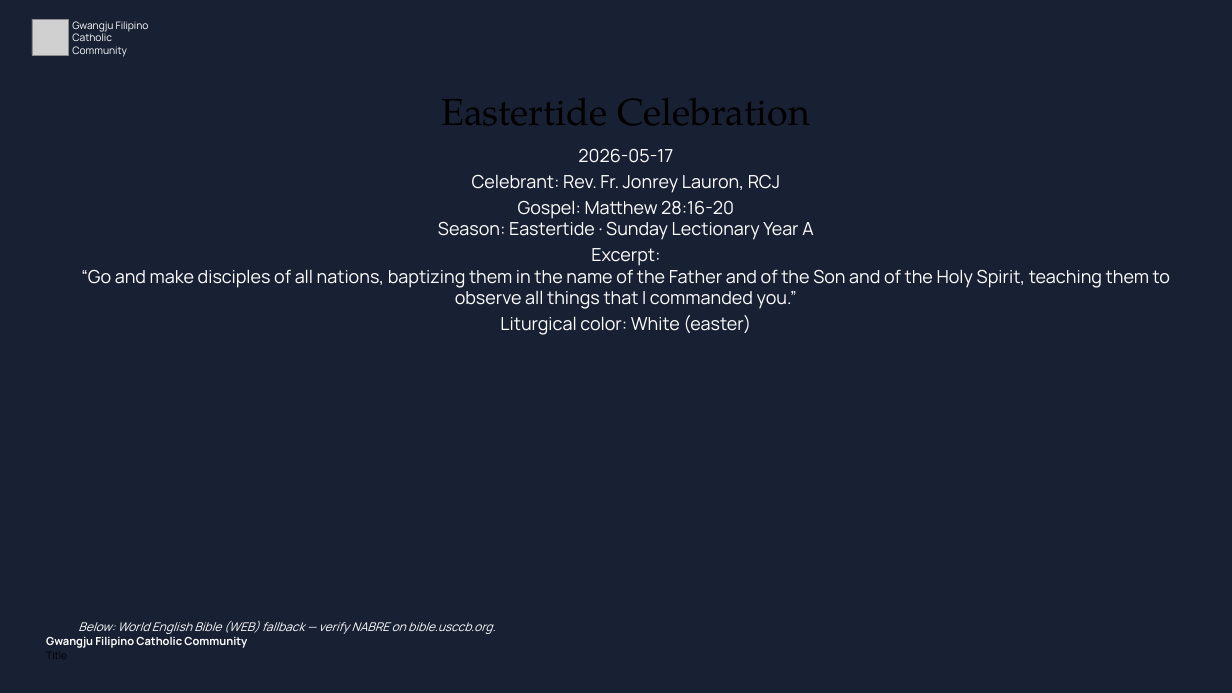
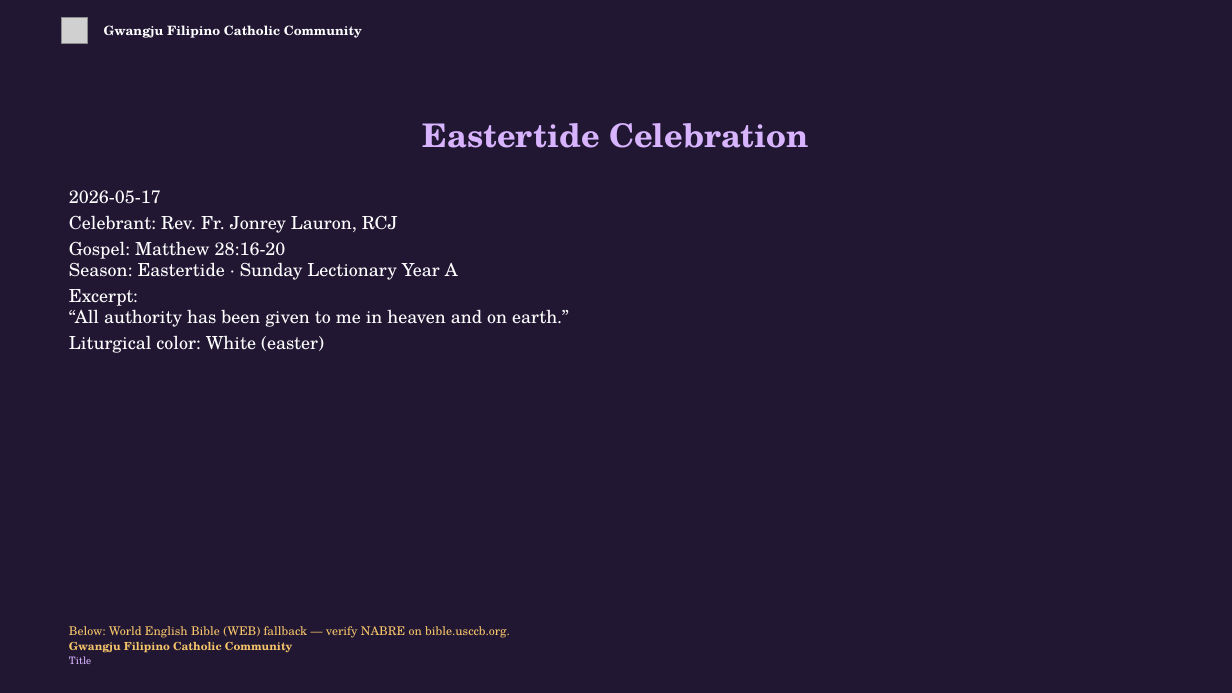
Before and after one commit to divinogabriel9/verbum, a slide deck: slide 2 of outputs/GFCC17May2026_Eastertide.pptx. Drawn at 1232x693 pixels with LibreOffice and Linux fonts; fonts in the diff are those of the drawing; grey boxes stand for pictures. Boxes give left, top, right and bottom in pixels: in the first picture for what was removed or moved away, otherwise in the second. Text is boxed around its words. In the diff, an @@ line names an element or a change of style, - is before the commit and + after.

```diff
--- a/outputs/GFCC17May2026_Eastertide.pptx
+++ b/outputs/GFCC17May2026_Eastertide.pptx
@@ background #182033 to #211733 @@
@@ picture resized from (x1=32, y1=19, x2=69, y2=55) to (x1=62, y1=17, x2=87, y2=43) @@
@@ text "Gwangju Filipino Catholic Community" moved from (x1=72, y1=21, x2=149, y2=57) to (x1=104, y1=25, x2=362, y2=38) @@
@@ text "Gwangju Filipino Catholic Community" at (x1=104, y1=25, x2=362, y2=38): size 12 to 15 pt, font Manrope to TeX Gyre Schola, bold on @@
@@ text added at (x1=423, y1=123, x2=809, y2=148), 38 pt, text #D8B4FE, bold @@
+Eastertide Celebration
@@ text "2026-05-17" moved from (x1=81, y1=148, x2=1170, y2=335) to (x1=69, y1=190, x2=569, y2=353) @@
@@ text at (x1=69, y1=190, x2=458, y2=353): font Manrope to TeX Gyre Schola in "2026-05-17", "Celebrant: Rev. Fr. Jonrey Lauron, RCJ", "Gospel: Matthew 28:16-20 Season: Eastertide · Sunday ...", "Liturgical color: White (easter)"; alignment centre to left @@
@@ text at (x1=69, y1=289, x2=569, y2=327): text changed; font Manrope to TeX Gyre Schola @@
-Excerpt:
-“Go and make disciples of all nations, baptizing them in the name of the Father and of the Son and of the Holy Spirit, teaching them to observe all things that I commanded you.”
+Excerpt:
+“All authority has been given to me in heaven and on earth.”
@@ text "Below: World English Bible (WEB) ..." moved from (x1=78, y1=621, x2=495, y2=634) to (x1=69, y1=626, x2=510, y2=638) @@
@@ text "Below: World English Bible (WEB) ..." at (x1=69, y1=626, x2=510, y2=638): font Manrope to TeX Gyre Schola, text colour #FFFFFF to #F8C66A, italic off @@
@@ text "Gwangju Filipino Catholic Community" moved from (x1=46, y1=637, x2=247, y2=648) to (x1=69, y1=642, x2=293, y2=664) @@
@@ text "Gwangju Filipino Catholic Community" at (x1=69, y1=642, x2=293, y2=664): font Manrope to TeX Gyre Schola; text colour #FFFFFF to #F8C66A in "Gwangju Filipino Catholic Community"; text colour #000000 to #D8B4FE in "Title" @@
```
Also in this commit, not shown: 54 other slides changed, 17 slides added, 29 slides removed, 45 other files.
